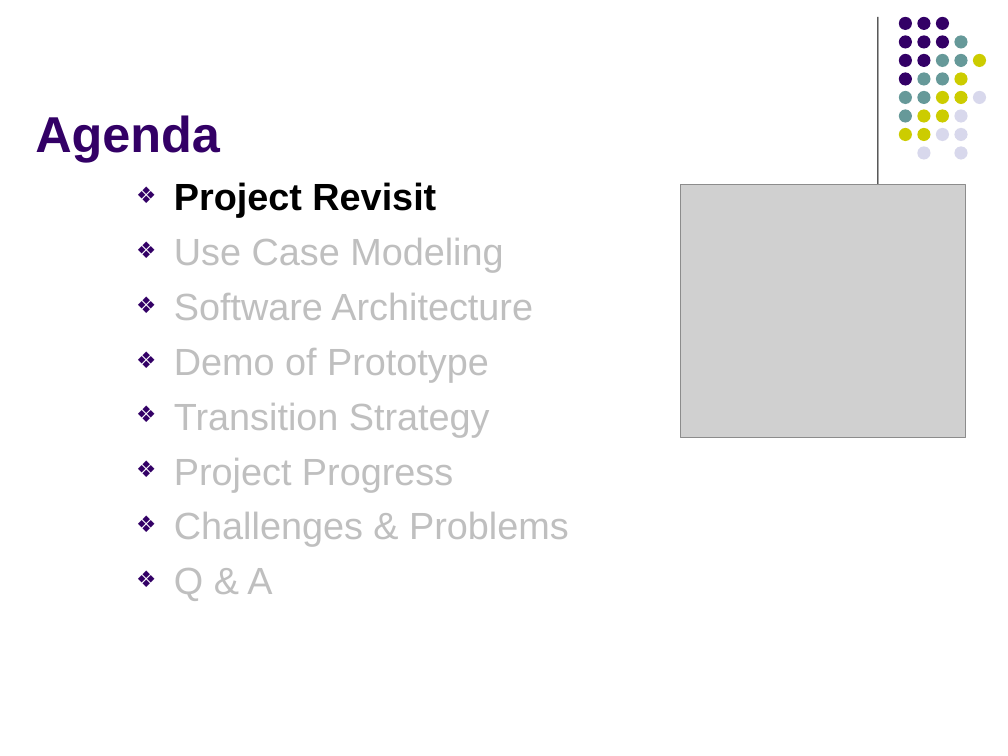
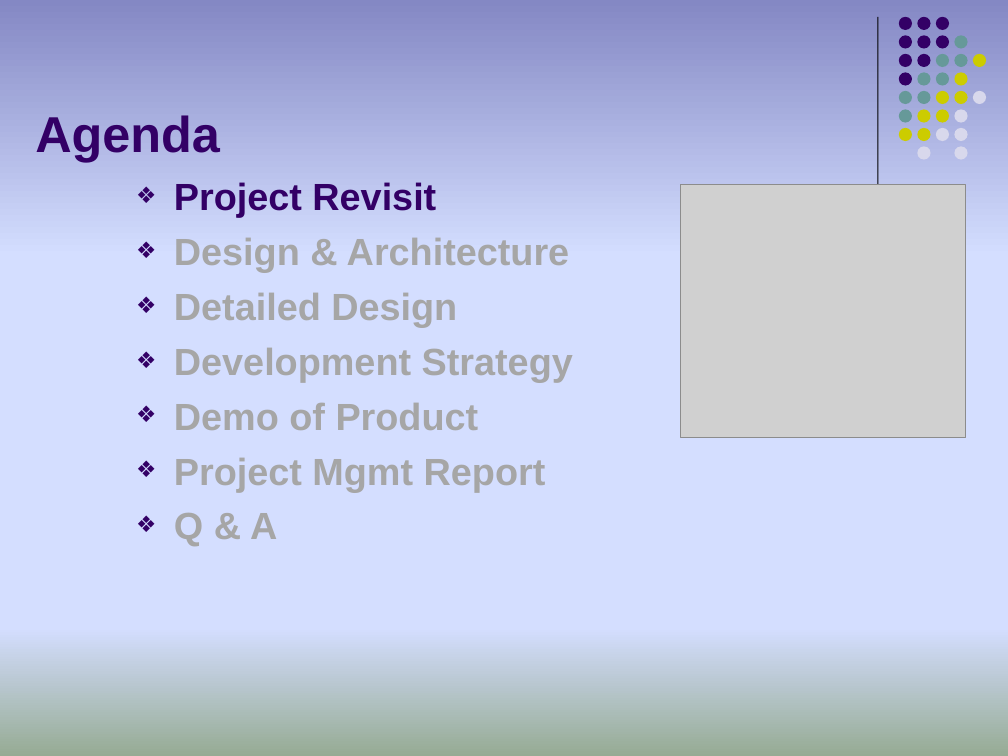
Before and after one commit to imireasa/mtech-se18-t08s, a slide deck: slide 2 of docs/W-9 Working Document/W-9.3 Presentation Slides/Phase 3/vms_presentation_3_v0.1.pptx. Drawn at 1008x756 pixels with LibreOffice and Linux fonts; fonts in the diff are those of the drawing; grey boxes stand for pictures. Boxes give left, top, right and bottom in pixels: in the first picture for what was removed or moved away, otherwise in the second. Text is boxed around its words. In the diff, an @@ line names an element or a change of style, - is before the commit and + after.

```diff
--- a/docs/W-9 Working Document/W-9.3 Presentation Slides/Phase 3/vms_presentation_3_v0.1.pptx
+++ b/docs/W-9 Working Document/W-9.3 Presentation Slides/Phase 3/vms_presentation_3_v0.1.pptx
@@ background #FFFFFF to gradient #8488C4 to #D4DEFF to #96AB94 @@
@@ text at [174, 182, 436, 546]: text colour #000000 to #330066 in "Project Revisit"; text colour #BFBFBF to #A6A6A6, bold on in "Q & A" @@
@@ text at [174, 238, 573, 492]: text changed; text colour #BFBFBF to #A6A6A6; bold on @@
-❖ Use Case Modeling
-❖ Software Architecture
-❖ Demo of Prototype
-❖ Transition Strategy
-❖ Project Progress
-❖ Challenges & Problems
+❖ Design & Architecture
+❖ Detailed Design
+❖ Development Strategy
+❖ Demo of Product
+❖ Project Mgmt Report
```
Also in this commit, not shown: 29 other slides changed.
